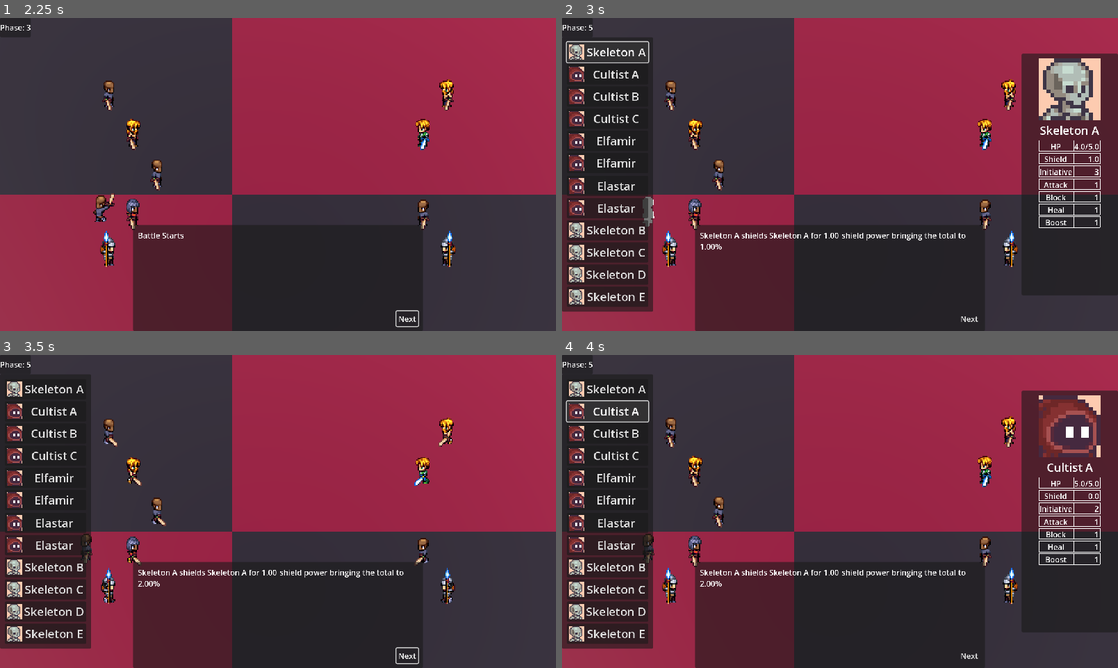
Above: before the commit, frames 1-4 (two rows, left to right).
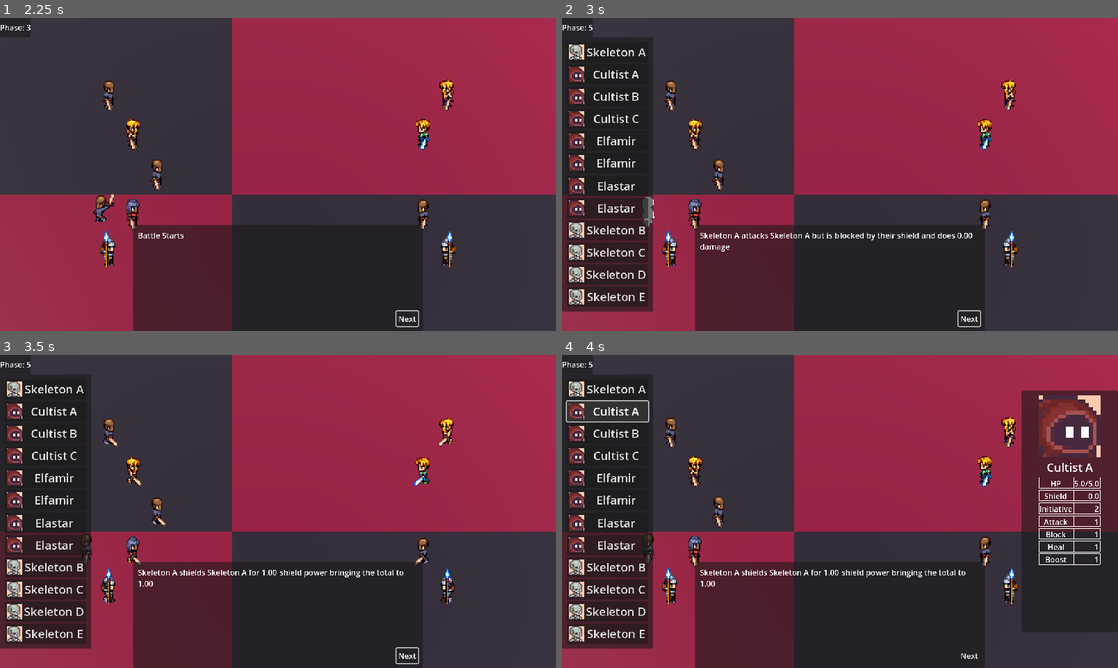
Above: after the commit, the same moments.

Repository: NicolaMigliore/medieval-battles
Game: Godot game, scene res://game_scenes/game_state_machine.tscn
The game is run twice, just before and just after one commit, with the same random seed, the same clock (stepped at 60 frames per second) and the same inputs.
Inputs:
- Up to frame 1 (2.25 s): click "Next" at 0.5 s; click "Next" at 1.25 s; click "Next" at 2 s
- Up to frame 2 (3 s): click "Skeleton A" at 2.75 s
- Up to frame 3 (3.5 s): no input
- Up to frame 4 (4 s): click "Cultist A" at 3.5 s

Frame 1 is identical in both runs. In frame 2, 8.9% of the frame differs, in the area x 0-100%, y 7-99%; in frame 3, less than 0.1%; in frame 4, less than 0.1%.

Commit message:
dev: added battle end and scene reload

Diff:
--- a/entities/character/character.gd
+++ b/entities/character/character.gd
@@ -3,6 +3,7 @@
 
 signal attack_animation_started
 signal attack_animation_finished
+signal hit_animation_finished
 
 @onready var animation_player = $Animation/AnimationPlayer
 @onready var animation_tree = $Animation/AnimationTree
@@ -200,6 +201,8 @@
 func _on_animation_finished(anim_name: String) -> void:
 	if anim_name == "character/right_attack":
 		attack_animation_finished.emit()
+	if anim_name == "character/right_hit":
+		hit_animation_finished.emit()
 
 func _travel(state_name: String) -> void:
 	var playback : AnimationNodeStateMachinePlayback = animation_tree.get("parameters/playback")
@@ -234,6 +237,7 @@
 func _on_animation_tree_animation_finished(anim_name: StringName) -> void:
 	_on_animation_finished(anim_name)
 
+
 func _on_animation_tree_animation_started(anim_name: StringName) -> void:
 	if anim_name == "character/right_attack":
 		attack_animation_started.emit()
--- a/game_scenes/battle_manager.gd
+++ b/game_scenes/battle_manager.gd
@@ -42,7 +42,8 @@
 			"team": 1,
 			"character": character,
 			"actions_per_turn": actions_per_turn,
-			"destination": null
+			# "destination": null
+			"is_active" : true
 		})
 
 	# init enemies
@@ -55,7 +56,8 @@
 			"team": 2,
 			"character": character,
 			"actions_per_turn": actions_per_turn,
-			"destination": null
+			# "destination": null
+			"is_active": true
 		})
 
 	call_deferred("_set_phase", phases.START)
@@ -69,21 +71,9 @@
 	battle_ui.portrait_selected.connect(_on_target_selected)
 #endregion
 
-#region Physics
-func _physics_process(delta: float) -> void:
-
-	# for combatant in _combatants:
-	# 	if combatant.destination:
-	# 		var destination: Vector3 = combatant.destination
-	# 		var character = combatant.character
-	# 		if destination and character:
-	# 			character.global_position = character.global_position.lerp(destination, delta * MOVEMENT_SPEED)
-	pass
-#endregion
-
 
 func _process(_delta: float) -> void:
-	# TODO: cleanup dead
+	# # TODO: cleanup dead
 
 	# TODO: manage block shaders
 
@@ -94,9 +84,6 @@
 	if phase == phases.DONE:
 		# TODO: check timer and change scene
 		print("Change scene!")
-
-	# show end of battle message
-	# TODO: check if battle is over
 
 	#region Pick unit
 	# Pick next unit
@@ -176,6 +163,20 @@
 		battle_ui.show_ui("PickTarget", data)
 	elif phase == phases.EXECUTE:
 		_do_action()
+	elif phase == phases.DONE:
+		var done_message: String = ""
+		var defeated_team = data.defeated_team
+		if defeated_team == 1:
+			done_message = "Party was defeated and had to retreat..."
+		else:
+			done_message = "Party was victorious!"
+		# TODO: Play sounds
+		# TODO: assign penalty or reward
+
+		# show dialog
+		battle_ui.show_ui("Execute")
+		battle_ui.populate_dialog_panel(done_message, _end_battle)
+
 
 
 func _configure_round():
@@ -240,7 +241,7 @@
 
 			# Animate target
 			cur_target.character.play_hit()
-
+			await cur_target.character.hit_animation_finished
 
 			var amount:float = _get_damage_amount()
 			var block_amount = cur_target.character.block
@@ -250,6 +251,11 @@
 			cur_target.character.hp -= amount
 
 			# TODO: Check if dead remove from battle
+			if cur_target.character.hp <= 0:
+				_remaining.erase(cur_target)
+				_acted.erase(cur_target)
+				cur_target.character.play_death()
+				cur_target.is_active= false
 
 			if block_amount > 0:
 				execution_message = "%s attacks %s but is blocked by their shield and does %.2f damage" % [
@@ -274,7 +280,7 @@
 		"block":
 			var amount = _get_block_amount()
 			cur_target.character.block += amount
-			execution_message = "%s shields %s for %.2f shield power bringing the total to %.2f%%" % [
+			execution_message = "%s shields %s for %.2f shield power bringing the total to %.2f" % [
 				cur_unit.character.actor_name,
 				cur_target.character.actor_name,
 				amount,
@@ -283,10 +289,11 @@
 		"boost":
 			var amount = _get_boost_amount()
 			cur_target.character.boost += amount
-			execution_message = "%s boosts %s's next action by %d" % [
+			execution_message = "%s boosts %s's next action by %.2f%% bringing the total to %d%%" % [
 				cur_unit.character.actor_name,
 				cur_target.character.actor_name,
-				amount * 100
+				amount * 100,
+				cur_target.character.boost * 100
 			]
 		"wait":
 			execution_message = "%s waits before taking an action" % [
@@ -366,10 +373,21 @@
 	battle_ui.hide_ui("DialogPanel")
 
 	# reset character position
-	# _move_to(cur_unit,cur_unit.character.get_parent().global_position)
 	cur_unit.character.lerp_to(cur_unit.character.get_parent().global_position)
 	# Wait some time to complete animations
 	await get_tree().create_timer(1.0).timeout
+
+	# Check if battle is over and show end of battle message
+	# TODO: check if battle is over
+	var t1_active_nbr = _combatants.filter(func(comb): return comb.team == 1 and comb.is_active).size()
+	var t2_active_nbr = _combatants.filter(func(comb): return comb.team == 2 and comb.is_active).size()
+	if t1_active_nbr == 0:
+		_set_phase(phases.DONE, {defeated_team = 1})
+		return
+	elif t2_active_nbr == 0:
+		_set_phase(phases.DONE, {defeated_team = 2})
+		return
+
 
 	var size = _remaining.size()
 	if size == 0:
@@ -378,6 +396,5 @@
 		_set_phase(phases.PICK_UNIT)
 
 
-# func _move_to(combatant, destination: Vector3) -> void:
-# 	if combatant and destination:
-# 		combatant.destination = destination
+func _end_battle() -> void:
+	get_parent().requested_switch_scene.emit("battle")
